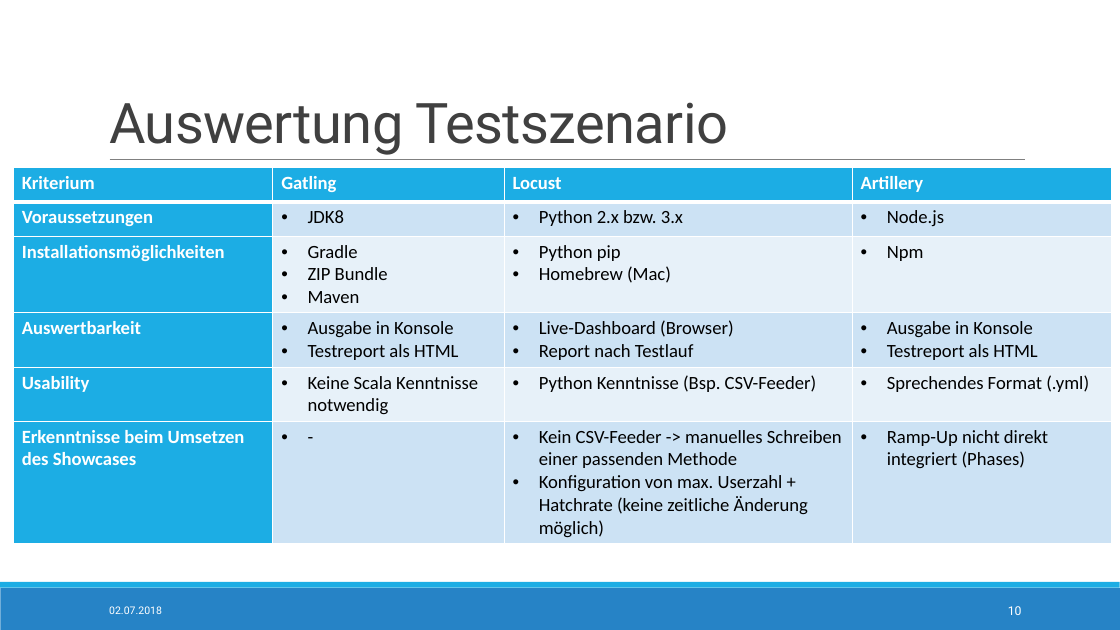
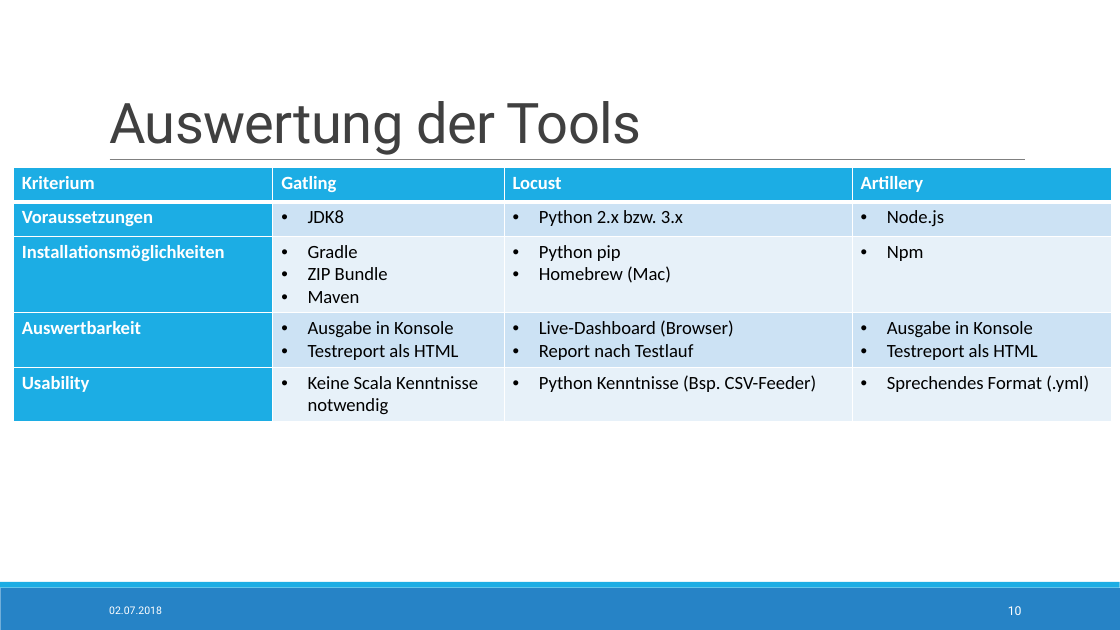
Before and after one commit to StTraeger/sqs-car-webservice, a slide deck: slide 10 of LoadTesting.pptx. Drawn at 1120x630 pixels with LibreOffice and Linux fonts; fonts in the diff are those of the drawing. Boxes give left, top, right and bottom in pixels: in the first picture for what was removed or moved away, otherwise in the second. Text is boxed around its words. In the diff, an @@ line names an element or a change of style, - is before the commit and + after.

```diff
--- a/LoadTesting.pptx
+++ b/LoadTesting.pptx
@@ title at <box>109,101,642,155</box>: text changed @@
-Auswertung Testszenario
+Auswertung der Tools
@@ table at <box>13,168,1112,419</box> @@
-row 6: Erkenntnisse beim Umsetzen des Showcases | - | Kein CSV-Feeder -> manuelles Schreiben einer passenden Methode / Konfiguration von max. Userzahl + Hatchrate (keine zeitliche Änderung möglich) | Ramp-Up nicht direkt integriert (Phases)
```
Also in this commit, not shown: 2 slides added, 1 slide removed.
